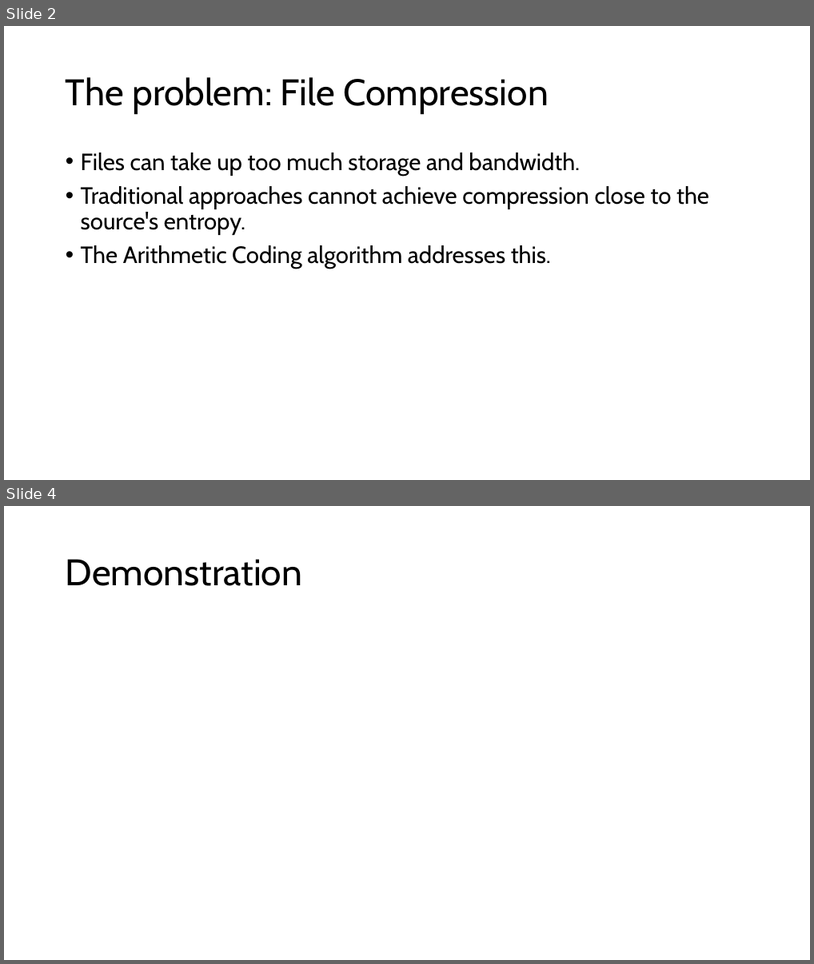
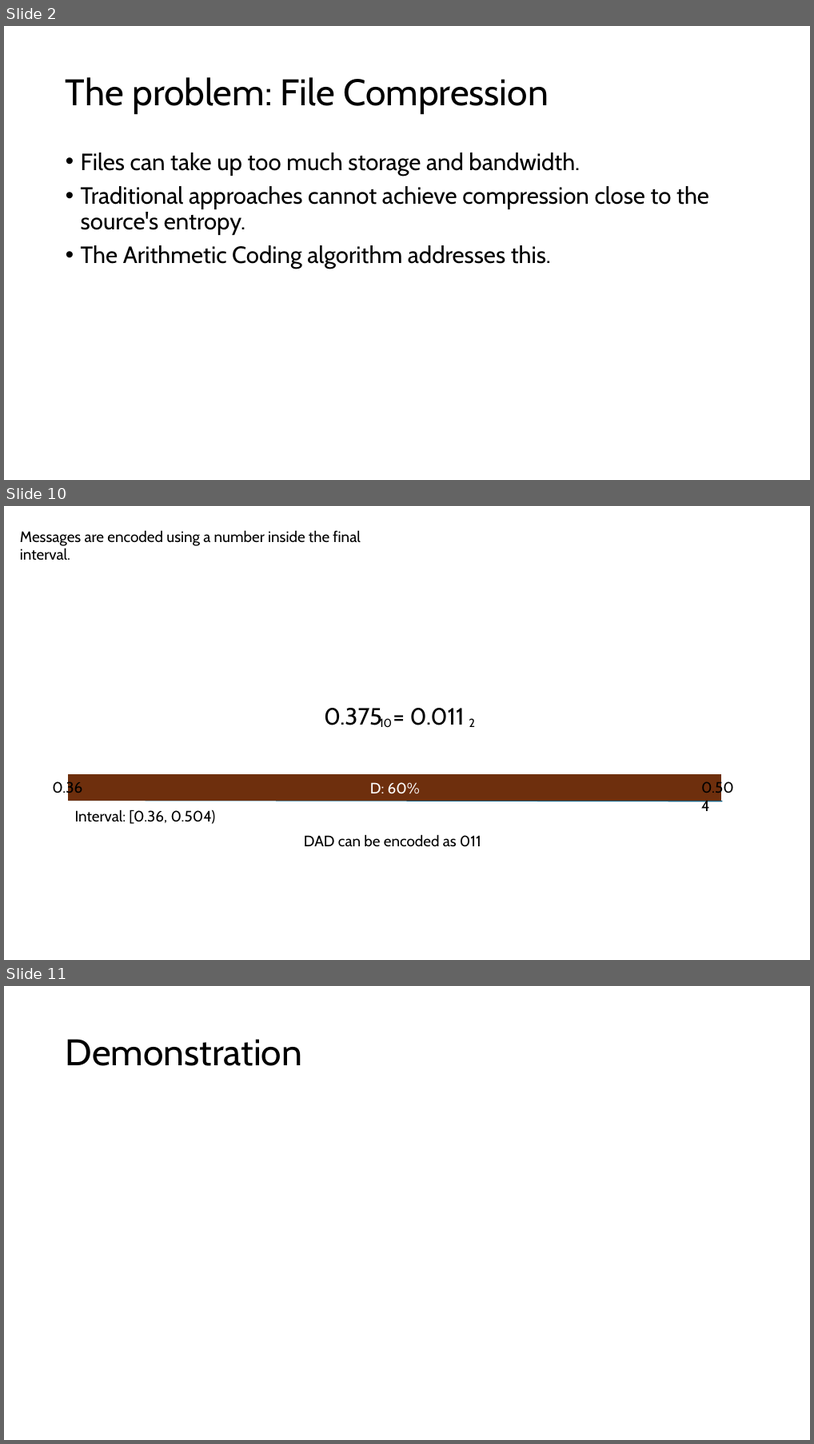
Before and after one commit to Tom-Croft/ECM3428, a slide deck: project_presentation.pptx. Shown one above the other, each under a label of ours: slides 2 and 4 before the commit, slides 2, 10 and 11 after it; the slides between them are not shown. The pictures are 814x964 and 814x1444 pixels, drawn with LibreOffice and Linux fonts; fonts in the diff are those of the drawing. Boxes give left, top, right and bottom in pixels: in the first picture for what was removed or moved away, otherwise in the second. Text is boxed around its words. In the diff, an @@ line names an element or a change of style, - is before the commit and + after.

```diff
--- a/project_presentation.pptx
+++ b/project_presentation.pptx
@@ slide 10 added at [4, 506, 810, 960], background #FFFFFF @@
@@ text added at [20, 530, 360, 560], 18 pt, text #000000 @@
+Messages are encoded using a number inside the final interval.
@@ text added at [324, 708, 465, 727], 28 pt, text #000000 @@
+0.375 = 0.011
@@ text added at [380, 716, 475, 727], 14 pt, text #000000 @@
+10 2
@@ text added at [52, 780, 82, 797], 18 pt, text #000000 @@
+0.36
@@ rectangle added at [69, 775, 721, 800], fill #6E2F0D, outline #6E2F0D 1.5 pt, 18 pt, text #FFFFFF @@
+D: 60%
@@ text added at [702, 780, 734, 797], 18 pt, text #000000 @@
+0.504
@@ line added from (69, 800) to (722, 801), #156082 1.5 pt @@
@@ text added at [75, 809, 216, 824], 18 pt, text #000000 @@
+Interval: [0.36, 0.504)
@@ text added at [304, 834, 482, 847], 18 pt, text #000000 @@
+DAD can be encoded as 011
@@ what was slide 4 is now slide 11 @@
```
Also in this commit, not shown: 7 other slides added, 1 slide removed.
